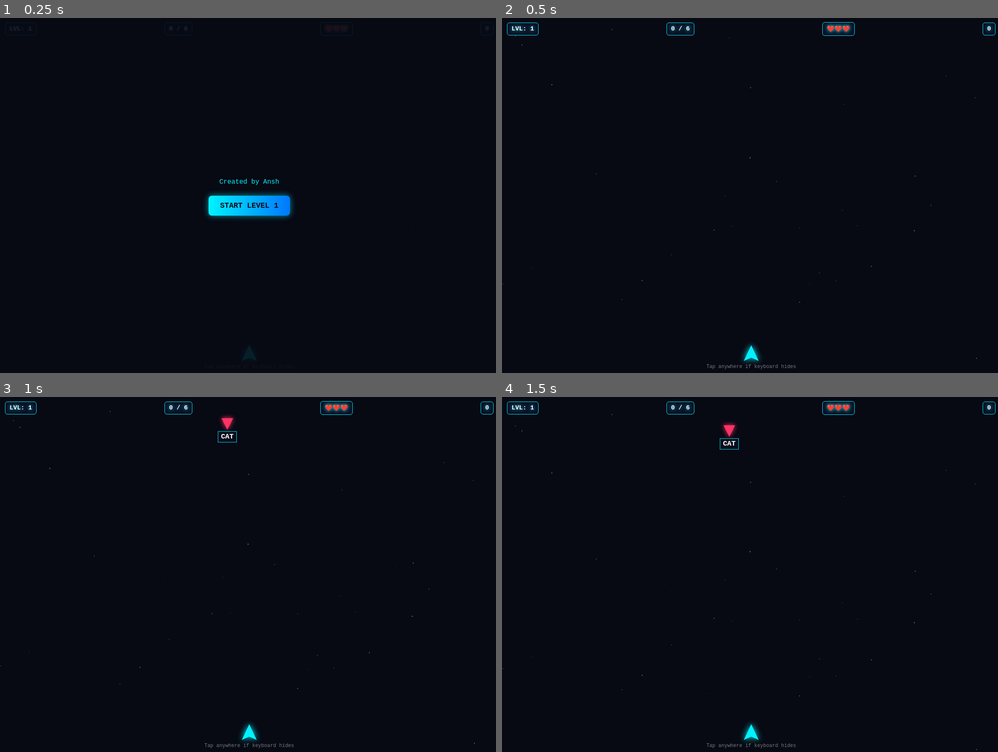
Above: before the commit, frames 1-4 (two rows, left to right).
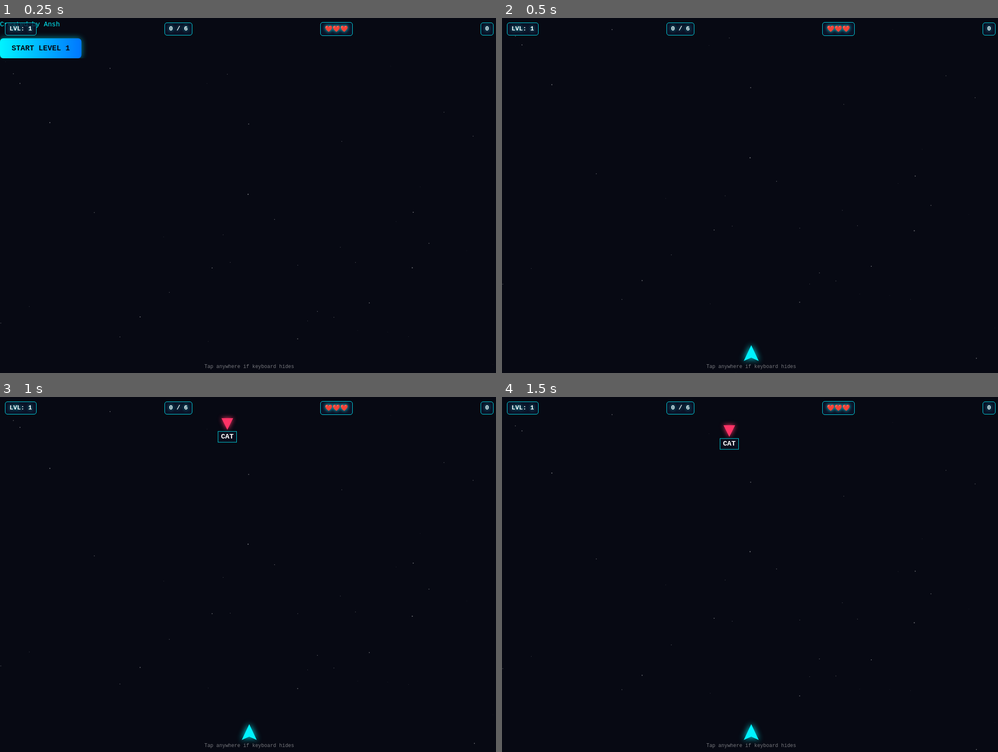
Above: after the commit, the same moments.

Repository: anshgamer7140-eng/typing-shooter
Game: browser game, page index.html
The game is run twice, just before and just after one commit, with the same random seed, the same clock (stepped at 60 frames per second) and the same inputs.
Inputs:
- Up to frame 1 (0.25 s): no input
- Up to frame 2 (0.5 s): click "START LEVEL 1" at 0.27 s
- Up to frame 3 (1 s): no input
- Up to frame 4 (1.5 s): hold Down 1.03-1.3 s; tap Space at 1.1 s; hold Down from 1.35 s (still down)

The runs differ from the first frame. In frame 1, 2.9% of the frame differs, in the area x 0-100%, y 0-99%; in frame 2, nothing differs; in frame 3, nothing differs; in frame 4, nothing differs.

Commit message:
Update index.html

Diff:
--- a/index.html
+++ b/index.html
@@ -47,17 +47,12 @@
     padding: 6px 10px;
     border-radius: 6px;
   }
-  #overlay {
-    position: absolute;
-    inset: 0;
-    background: rgba(7, 9, 19, 0.9);
-    display: flex;
-    flex-direction: column;
-    justify-content: center;
-    align-items: center;
-    text-align: center;
-    padding: 20px;
-    z-index: 10;
+  <div id="overlay">
+  <h1 id="overlayTitle">CYBER TYPE</h1>
+  <p style="color: #00f3ff; font-size: 16px; margin-bottom: 8px;">Created by Ansh</p>
+  <p id="overlayDesc">Words type karke dushman ships ko blast karo! 5 Levels + Final Boss.</p>
+  <button id="actionBtn">START LEVEL 1</button>
+</div>
   }
   h1 {
     font-size: 28px;
